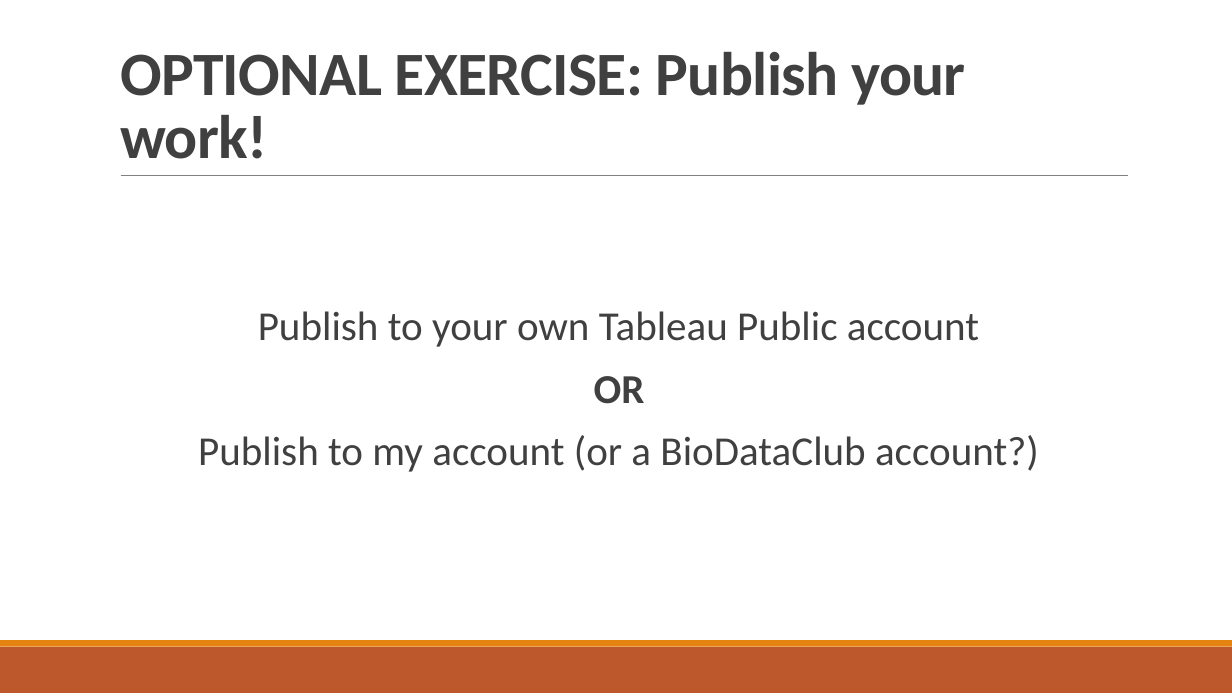
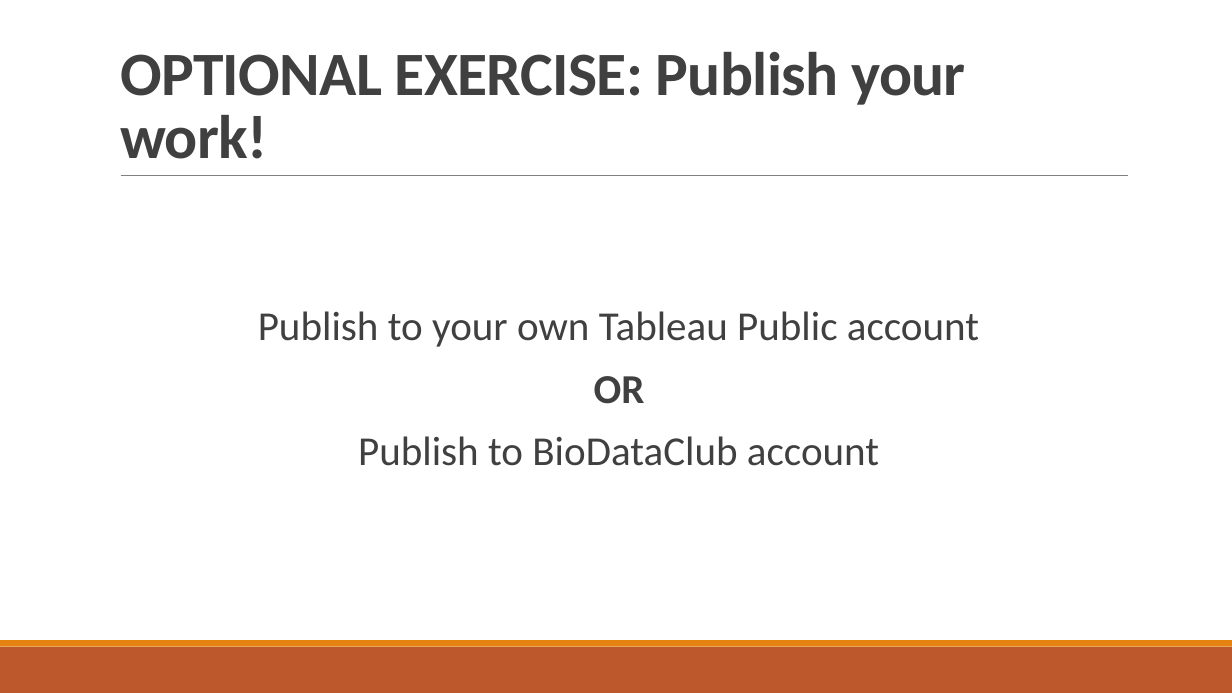
Before and after one commit to ConnorJPSmith/TableauWorkshop, a slide deck: slide 32 of Data Exploration and Visualization with Tableau.pptx (slide 31 before the commit). Drawn at 1232x693 pixels with LibreOffice and Linux fonts; fonts in the diff are those of the drawing. Boxes give left, top, right and bottom in pixels: in the first picture for what was removed or moved away, otherwise in the second. Text is boxed around its words. In the diff, an @@ line names an element or a change of style, - is before the commit and + after.

Commit message:
Update Data Exploration and Visualization with Tableau.pptx
updated powerpoint

```diff
--- a/Data Exploration and Visualization with Tableau.pptx
+++ b/Data Exploration and Visualization with Tableau.pptx
@@ text at <box>358,436,879,466</box>: text changed @@
-Publish to my account (or a BioDataClub account?)
+Publish to BioDataClub account
```
Also in this commit, not shown: 6 other slides changed, 1 slide added.
